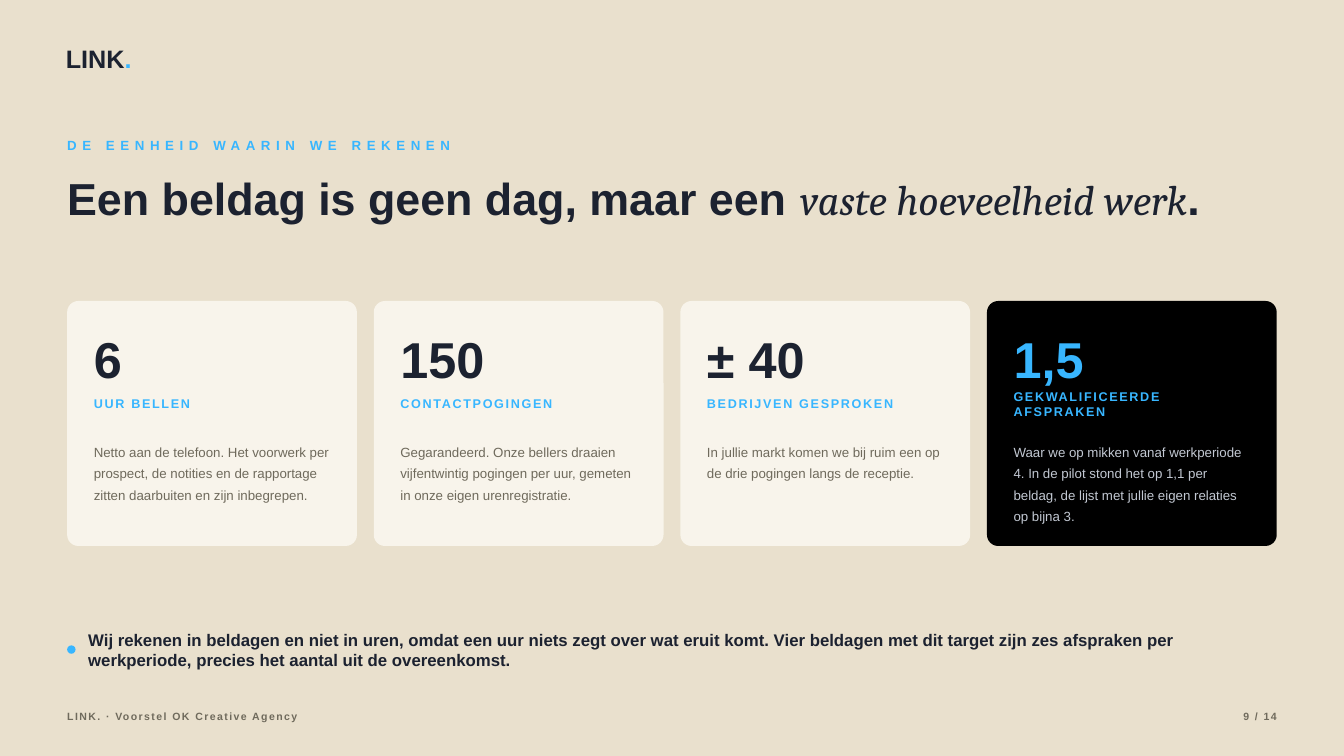
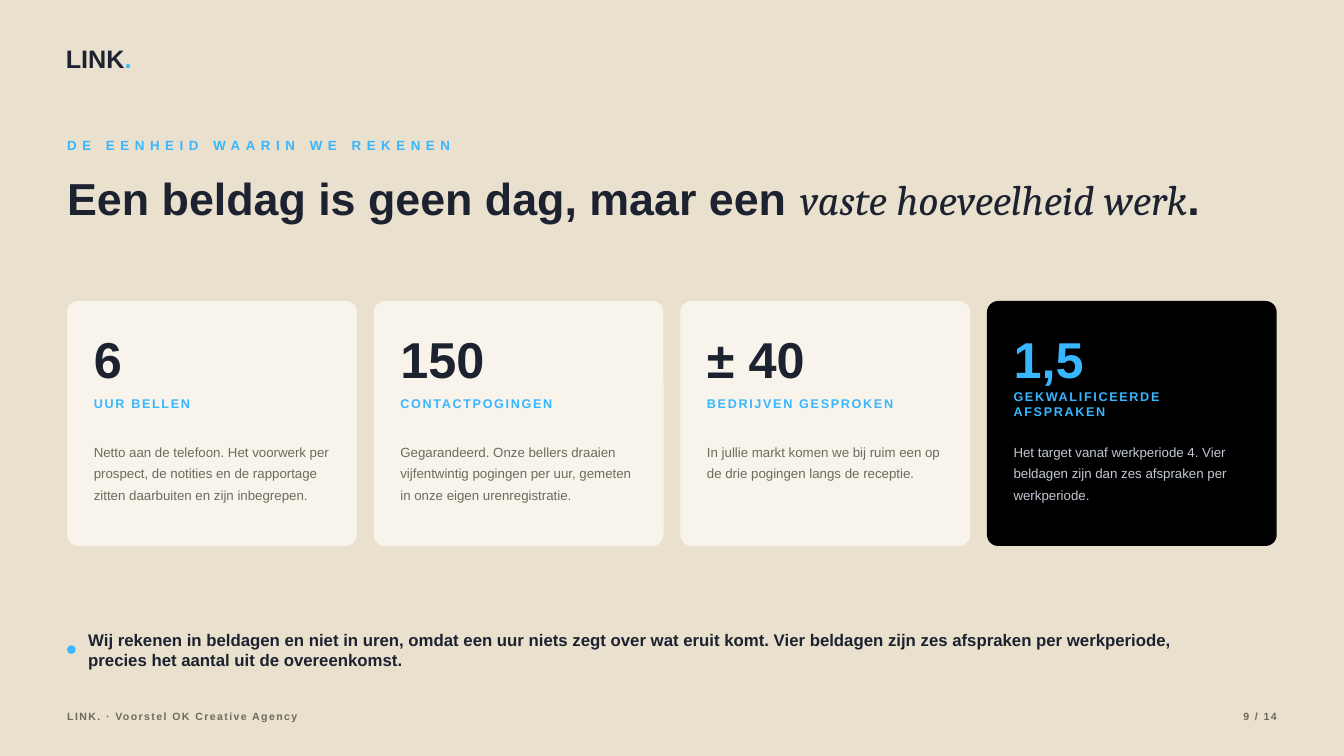
Before and after one commit to hens-lang/Test, a slide deck: slide 9 of output/LINK. voorstel OK Creative Agency.pptx. Drawn at 1344x756 pixels with LibreOffice and Linux fonts; fonts in the diff are those of the drawing. Boxes give left, top, right and bottom in pixels: in the first picture for what was removed or moved away, otherwise in the second. Text is boxed around its words. In the diff, an @@ line names an element or a change of style, - is before the commit and + after.

```diff
--- a/output/LINK. voorstel OK Creative Agency.pptx
+++ b/output/LINK. voorstel OK Creative Agency.pptx
@@ text at (x1=1014, y1=447, x2=1226, y2=503): text changed @@
-Waar we op mikken vanaf werkperiode 4. In de pilot stond het op 1,1 per beldag, de lijst met jullie eigen relaties op bijna 3.
+Het target vanaf werkperiode 4. Vier beldagen zijn dan zes afspraken per werkperiode.
@@ text at (x1=88, y1=634, x2=1170, y2=670): text changed @@
-Wij rekenen in beldagen en niet in uren, omdat een uur niets zegt over wat eruit komt. Vier beldagen met dit target zijn zes afspraken per werkperiode, precies het aantal uit de overeenkomst.
+Wij rekenen in beldagen en niet in uren, omdat een uur niets zegt over wat eruit komt. Vier beldagen zijn zes afspraken per werkperiode, precies het aantal uit de overeenkomst.
```
Also in this commit, not shown: 6 other slides changed, 2 slides added, 2 slides removed, 15 other files.
